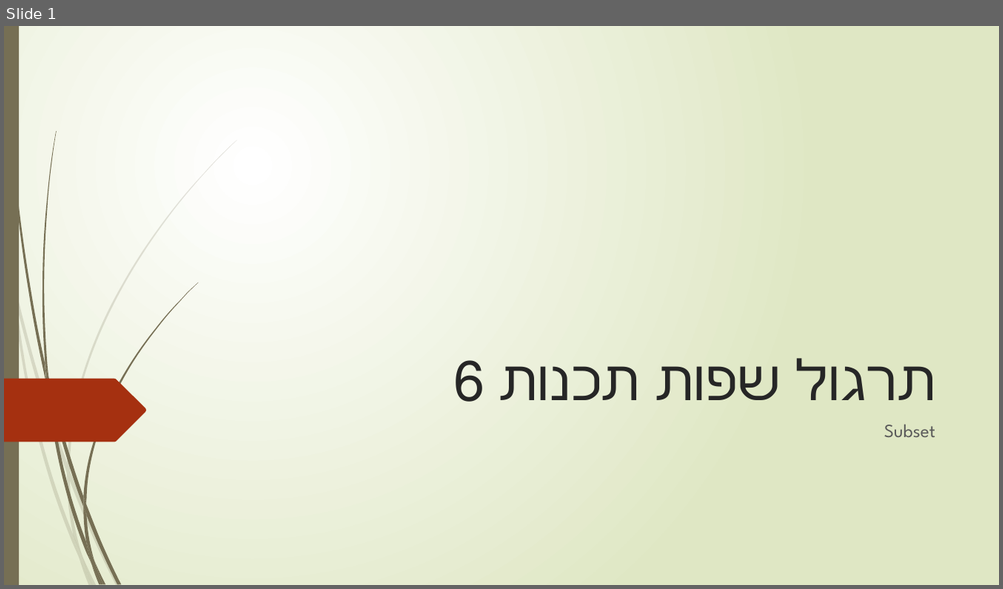
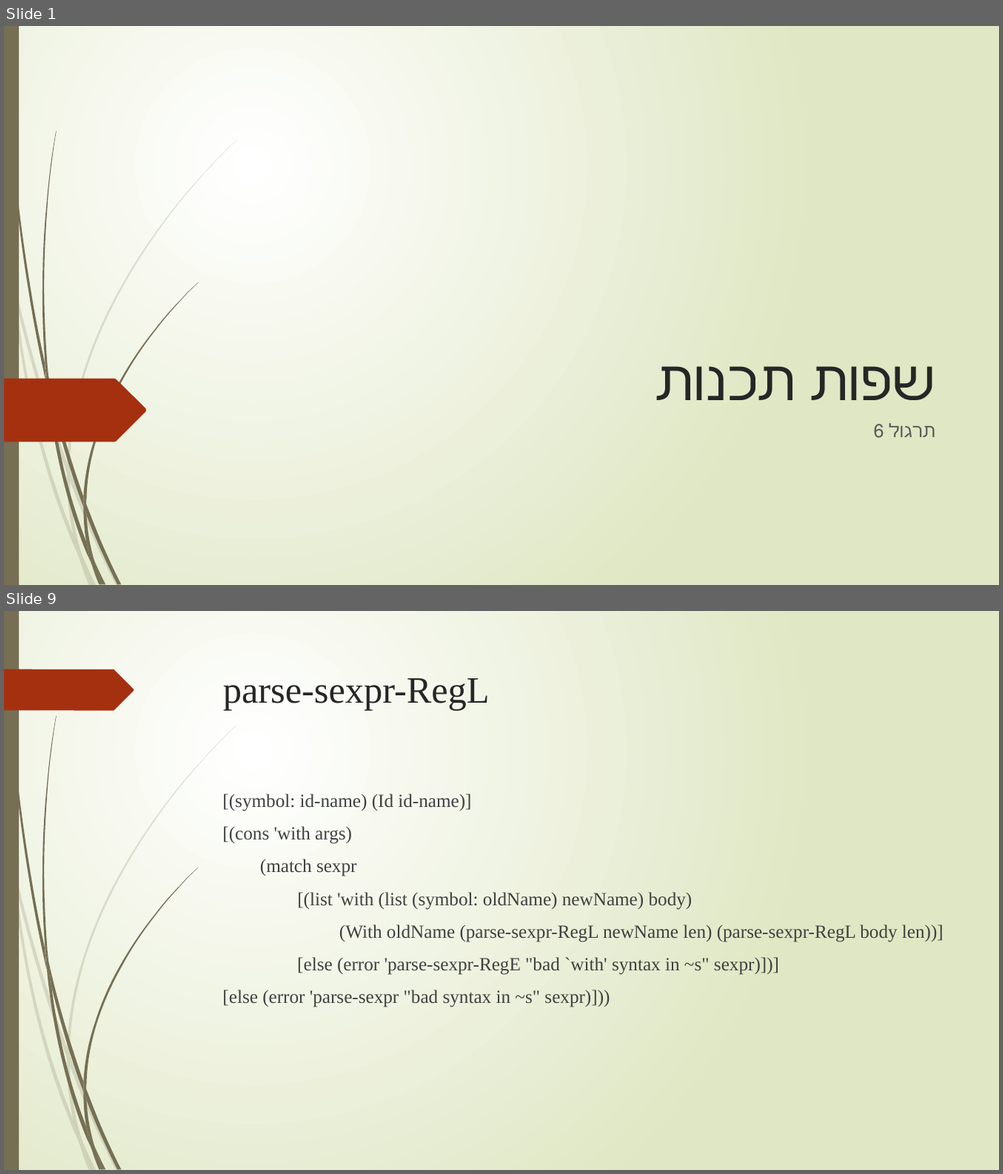
Before and after one commit to TimSorensen10/Racket-Course, a slide deck: Ppt/תרגול 6.pptx. Shown one above the other, each under a label of ours: slide 1 before the commit, slides 1 and 9 after it; the slides between them are not shown. The pictures are 1003x589 and 1003x1174 pixels, drawn with LibreOffice and Linux fonts; fonts in the diff are those of the drawing. Boxes give left, top, right and bottom in pixels: in the first picture for what was removed or moved away, otherwise in the second. Text is boxed around its words. In the diff, an @@ line names an element or a change of style, - is before the commit and + after.

```diff
--- a/Ppt/תרגול 6.pptx
+++ b/Ppt/תרגול 6.pptx
@@ slide 9 added at (4, 611, 999, 1170), background gradient #FFFFFF to #DFE8C4; not listed: 23 template elements that a slide beside it also shows @@
@@ freeform shape added at (4, 669, 134, 710), fill #A53010 @@
@@ title added at (223, 678, 489, 710), 36 pt, text #262626 @@
+parse-sexpr-RegL
@@ text added at (222, 794, 943, 1008), 18 pt, text #404040 @@
+[(symbol: id-name) (Id id-name)]
+[(cons 'with args)
+(match sexpr
+[(list 'with (list (symbol: oldName) newName) body)
+(With oldName (parse-sexpr-RegL newName len) (parse-sexpr-RegL body len))]
+[else (error 'parse-sexpr-RegE "bad `with' syntax in ~s" sexpr)])]
+[else (error 'parse-sexpr "bad syntax in ~s" sexpr)]))
@@ slide 1 changed as well @@
@@ title at (810, 366, 936, 400): text changed; font League Spartan to Times New Roman @@
-תרגול שפות תכנות 6
+שפות תכנות
@@ subtitle at (888, 423, 935, 437): text changed; font League Spartan to Times New Roman @@
-Subset
+תרגול 6
```
Also in this commit, not shown: 9 other slides added, 8 slides removed, 4 other files.
